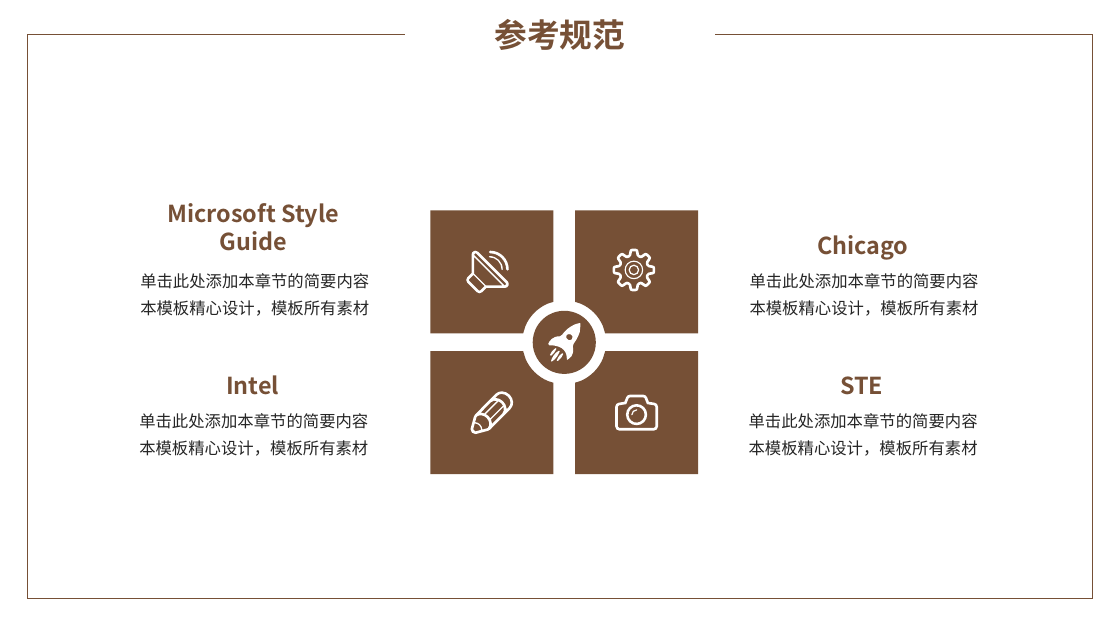
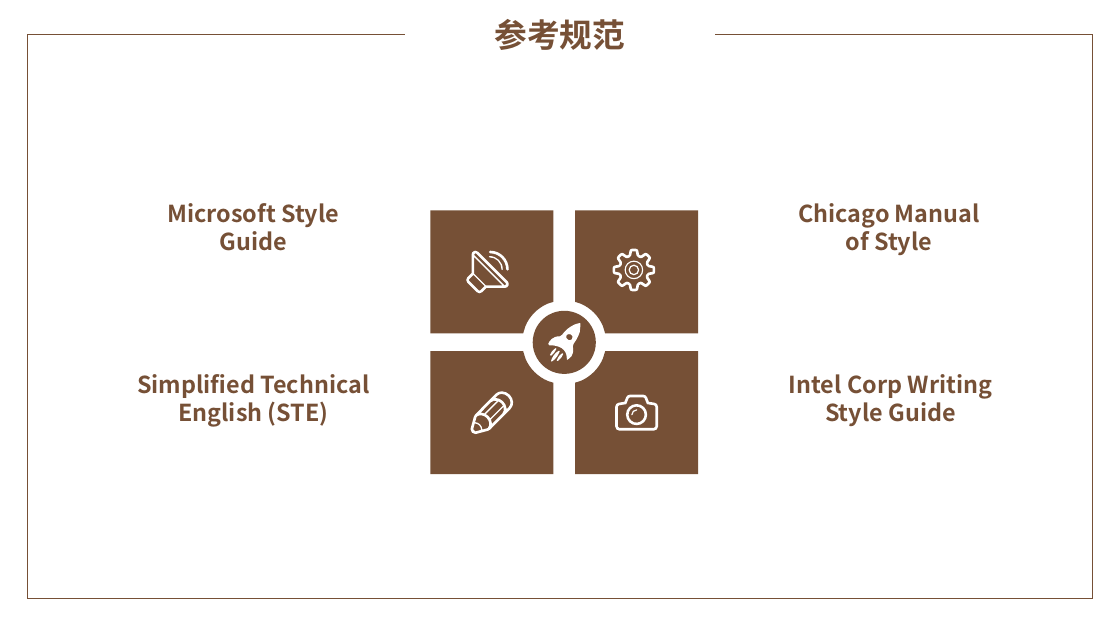
Before and after one commit to yaoyaodu/materials, a slide deck: slide 17 of docs/工具使用篇/绘图截图/PPT/1 素雅简约通用PPT模板.pptx (slide 16 before the commit). Drawn at 1120x630 pixels with LibreOffice and Linux fonts; fonts in the diff are those of the drawing; background and template pictures are left out. Boxes give left, top, right and bottom in pixels: in the first picture for what was removed or moved away, otherwise in the second. Text is boxed around its words. In the diff, an @@ line names an element or a change of style, - is before the commit and + after.

```diff
--- a/docs/工具使用篇/绘图截图/PPT/1 素雅简约通用PPT模板.pptx
+++ b/docs/工具使用篇/绘图截图/PPT/1 素雅简约通用PPT模板.pptx
@@ text at (x1=798, y1=203, x2=980, y2=255): text changed @@
-Chicago
+Chicago Manual of Style
@@ text removed at (x1=140, y1=273, x2=369, y2=316) @@
-单击此处添加本章节的简要内容
-本模板精心设计，模板所有素材
@@ text removed at (x1=750, y1=273, x2=979, y2=316) @@
-单击此处添加本章节的简要内容
-本模板精心设计，模板所有素材
@@ text at (x1=137, y1=374, x2=370, y2=427): text changed @@
-STE
+Simplified Technical English (STE)
@@ text removed at (x1=226, y1=375, x2=279, y2=395) @@
-Intel
@@ text added at (x1=789, y1=374, x2=992, y2=426), 20 pt, text #765036, bold @@
+Intel Corp Writing Style Guide
@@ text removed at (x1=139, y1=413, x2=368, y2=456) @@
-单击此处添加本章节的简要内容
-本模板精心设计，模板所有素材
@@ text removed at (x1=749, y1=413, x2=978, y2=456) @@
-单击此处添加本章节的简要内容
-本模板精心设计，模板所有素材
```
Also in this commit, not shown: 16 other slides changed, 7 slides added, 10 slides removed, 6 other files.
